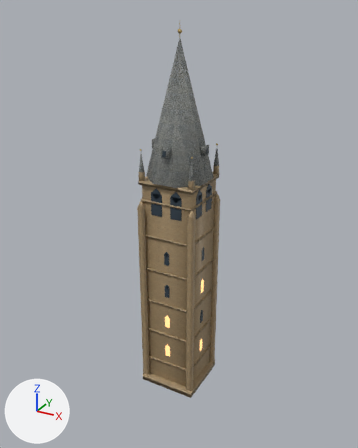
Renders of the glTF model game/voxario/Eryndor/Assets/Models/valoria/city/tower_c.glb from each side of a commit.
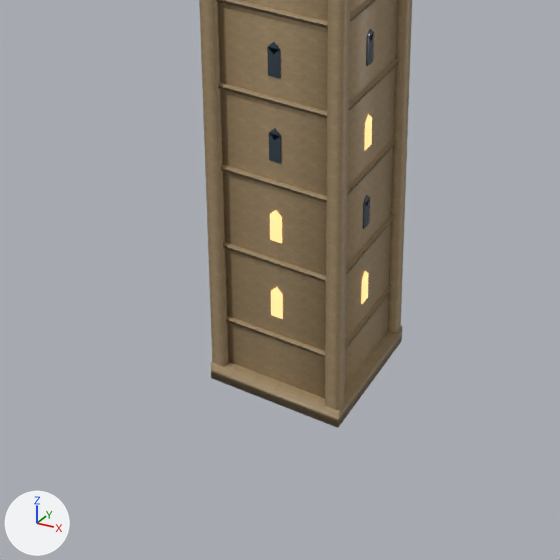
There are two pictures of each version: one whole from a 50 mm lens placed at (41.7, -76.0, 73.3), pointed at (-0.8, 1.1, 34.7), one close up on the part from 18% to 77% of the width and 53% to 100% of the height. Lighting does not change. The marker at lower left points along +X, +Y and +Z. The last two pictures show the newer version. Vertices at exactly the same position are counted once.

In view in the first close-up: 'tower_c'.
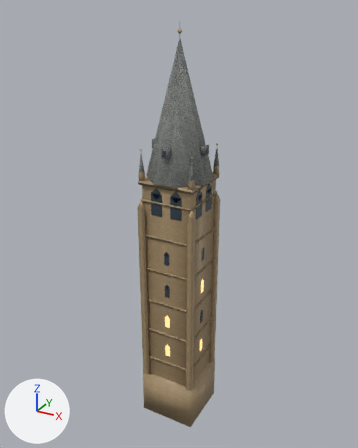
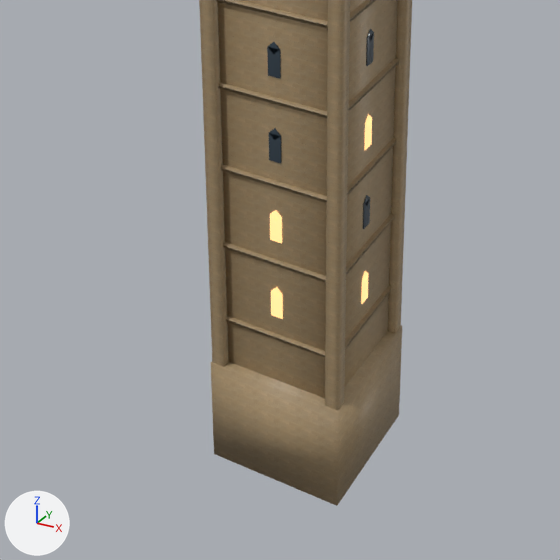
The change, as JSON lines over the scene's bpy script:
```json
{"block": "me_tower_c", "where": "# used by ob_tower_c; location = (0.0, 0.0, 0.0)"}
{"block": "me_tower_c", "where": "# before: 0 (5.8, 5.8, 0.0) at pixel (401, 340), 3 (5.8, -5.8, 0.0) at pixel (338, 427), 4 (-5.8, -5.8, 0.0) at pixel (211, 378), 7 (-5.8, 5.8, 0.0)"}
{"op": "remove", "block": "me_tower_c", "code": "me_tower_c.from_pydata(...)  # 1017 vertices, 1588 faces; spans x -5.8..5.8, y -5.8..5.8, z 0.0..71.2"}
{"op": "add", "block": "me_tower_c", "code": "me_tower_c.from_pydata(...)  # 1017 vertices, 1588 faces; spans x -5.8..5.8, y -5.8..5.8, z -8.0..71.2"}
{"block": "me_tower_c", "change": "me_tower_c part 1"}
{"op": "add", "block": "me_tower_c", "code": "for i in [0, 3, 4, 7]: me_tower_c.vertices[i].co += Vector((0.0, 0.0, -8.0))"}
```

Where the change shows, as pixel boxes (x1, y1, x2, y2) in the close-ups (560 x 560 px; the box of a moved part takes in the faces that stretch with it):
```json
{"object": "tower_c", "change": "reshaped", "before": [199, 0, 412, 428], "after": [199, 0, 412, 506]}
{"part": 1, "of": "me_tower_c", "change": "moved or reshaped", "before": [211, 327, 402, 428], "after": [211, 327, 402, 506]}
```
